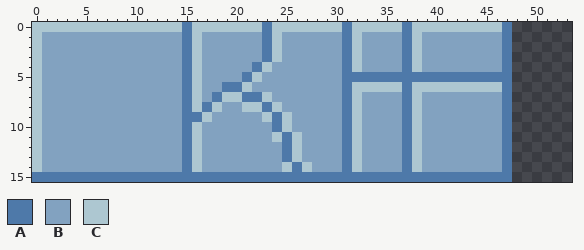
A sprite sheet gets an edit: Assets/Tiles/Dungeon/DungeonOne.png. The first picture shows the starting point.
The file is 128x16 pixels. Shown: x 0..53, y 0..15.
Palette (. is transparent): A #4e79a9  B #82a2c0  C #adc7d1
Pixels before, first column x 0:
 0 CCCCCCCCCCCCCCCACCCCCCCACCCCCCCACCCCCACCCCCCCCCA
 1 CBBBBBBBBBBBBBBACBBBBBBACBBBBBBACBBBBACBBBBBBBBA
 2 CBBBBBBBBBBBBBBACBBBBBBACBBBBBBACBBBBACBBBBBBBBA
 3 CBBBBBBBBBBBBBBACBBBBBBACBBBBBBACBBBBACBBBBBBBBA
 4 CBBBBBBBBBBBBBBACBBBBBACBBBBBBBACBBBBACBBBBBBBBA
 5 CBBBBBBBBBBBBBBACBBBBACBBBBBBBBAAAAAAAAAAAAAAAAA
 6 CBBBBBBBBBBBBBBACBBAACBBBBBBBBBACCCCCACCCCCCCCCA
 7 CBBBBBBBBBBBBBBACBACCAACBBBBBBBACBBBBACBBBBBBBBA
 8 CBBBBBBBBBBBBBBACACBBCCACBBBBBBACBBBBACBBBBBBBBA
 9 CBBBBBBBBBBBBBBAACBBBBBCACBBBBBACBBBBACBBBBBBBBA
10 CBBBBBBBBBBBBBBACBBBBBBBACBBBBBACBBBBACBBBBBBBBA
11 CBBBBBBBBBBBBBBACBBBBBBBCACBBBBACBBBBACBBBBBBBBA
12 CBBBBBBBBBBBBBBACBBBBBBBBACBBBBACBBBBACBBBBBBBBA
13 CBBBBBBBBBBBBBBACBBBBBBBBACBBBBACBBBBACBBBBBBBBA
14 CBBBBBBBBBBBBBBACBBBBBBBBCACBBBACBBBBACBBBBBBBBA
15 AAAAAAAAAAAAAAAAAAAAAAAAAAAAAAAAAAAAAAAAAAAAAAAA
The same view after the edit:
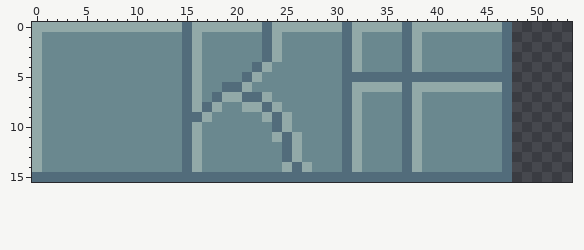
From old to new:
colour A: #4e79a9 -> #526c7b
colour B: #82a2c0 -> #6a888f
colour C: #adc7d1 -> #92a9a8
Pixel boxes of the changes (left, top, right, bottom) in both pictures:
changed: (32, 22, 512, 182)
